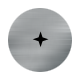
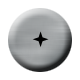
Comparing the layer stacks of the two w=80, h=80 images. Changes:
pixels changed over left=8, top=8, right=72, bottom=72 (layer not identified)
